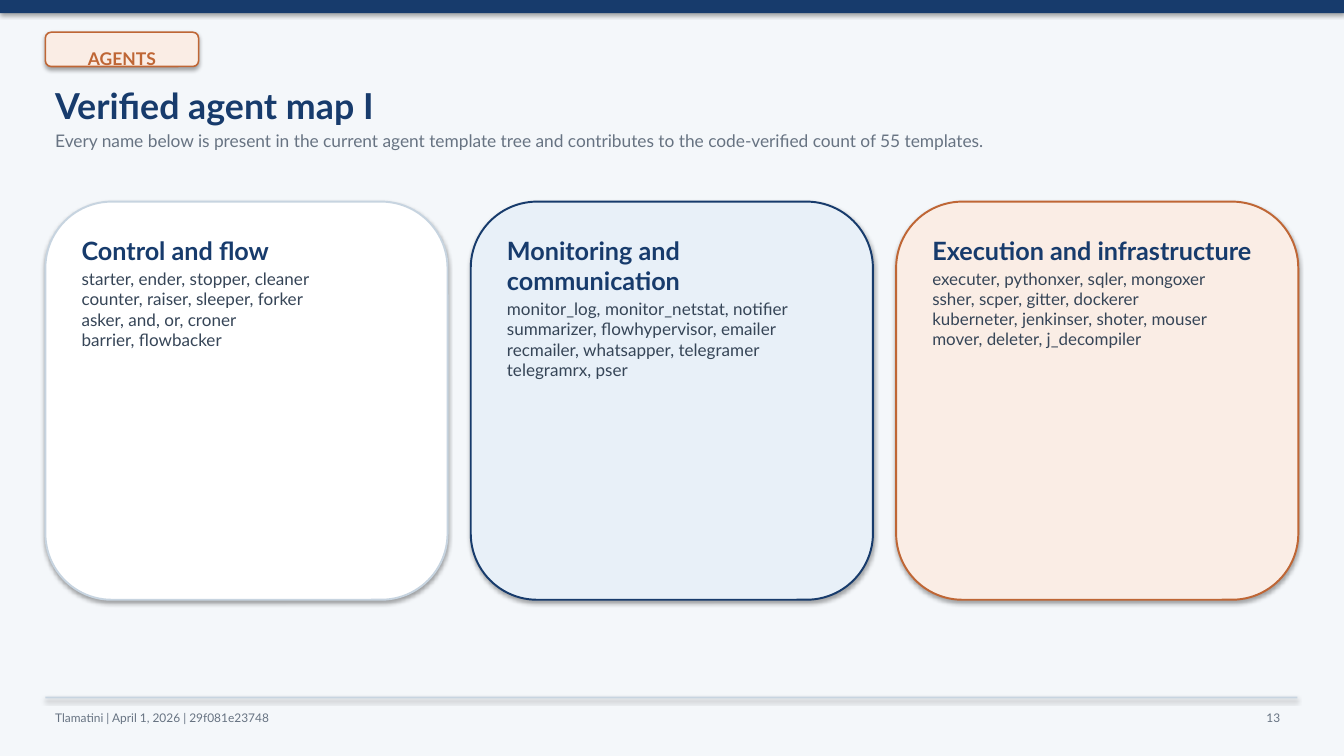
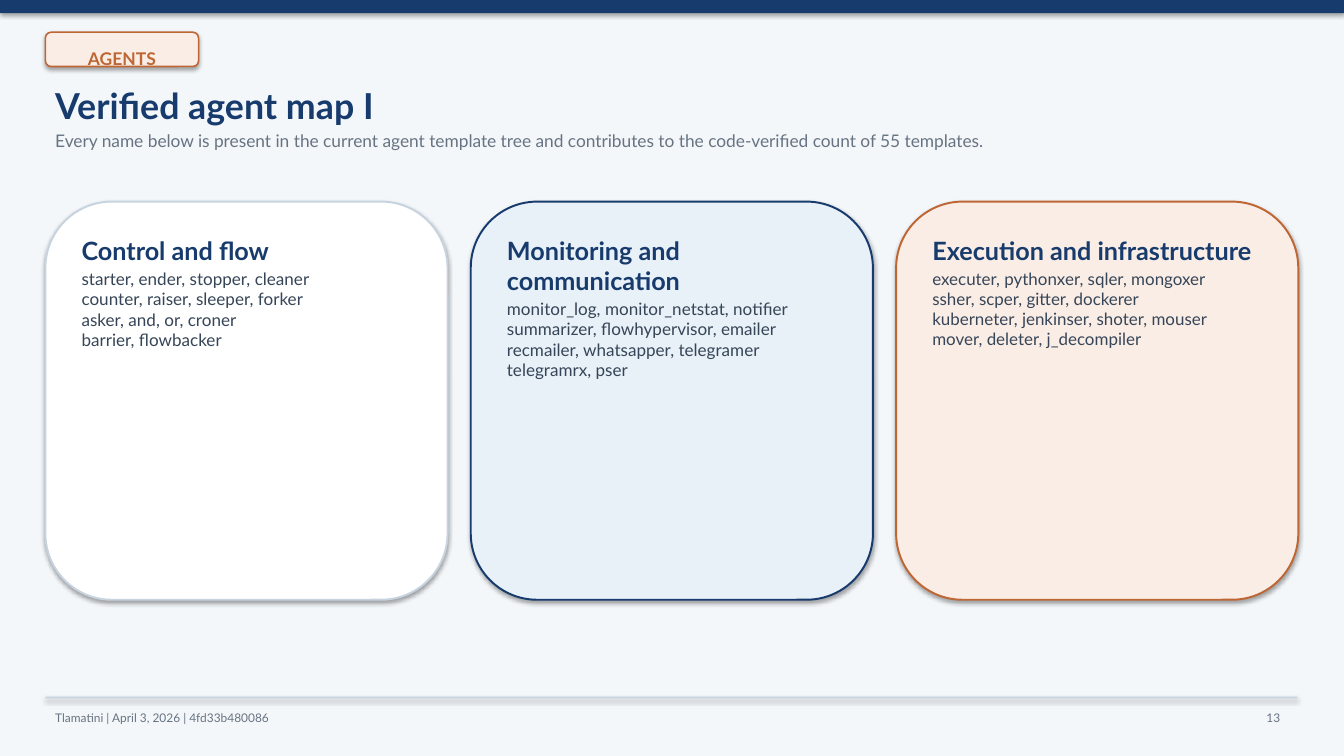
Before and after one commit to XAIHT/Tlamatini, a slide deck: slide 13 of Tlamatini_eXtended_Artificial_Intelligence_Humanly_Tempered.pptx. Drawn at 1344x756 pixels with LibreOffice and Linux fonts; fonts in the diff are those of the drawing. Boxes give left, top, right and bottom in pixels: in the first picture for what was removed or moved away, otherwise in the second. Text is boxed around its words. In the diff, an @@ line names an element or a change of style, - is before the commit and + after.

Commit message:
Updating README.md, Summary PDF, and PPT of Tlamatini, by angelahack1

```diff
--- a/Tlamatini_eXtended_Artificial_Intelligence_Humanly_Tempered.pptx
+++ b/Tlamatini_eXtended_Artificial_Intelligence_Humanly_Tempered.pptx
@@ text at [55,713,269,724]: text changed @@
-Tlamatini | April 1, 2026 | 29f081e23748
+Tlamatini | April 3, 2026 | 4fd33b480086
```
Also in this commit, not shown: 16 other slides changed, 4 slides added, 4 slides removed, 2 other files.
